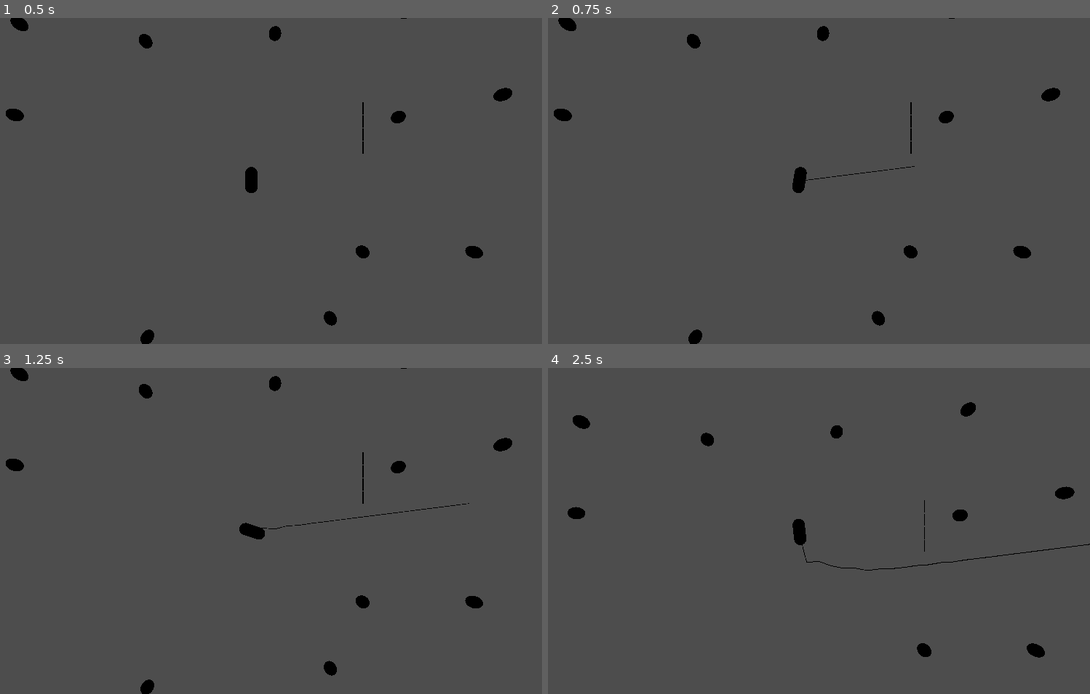
Above: before the commit, frames 1-4 (two rows, left to right).
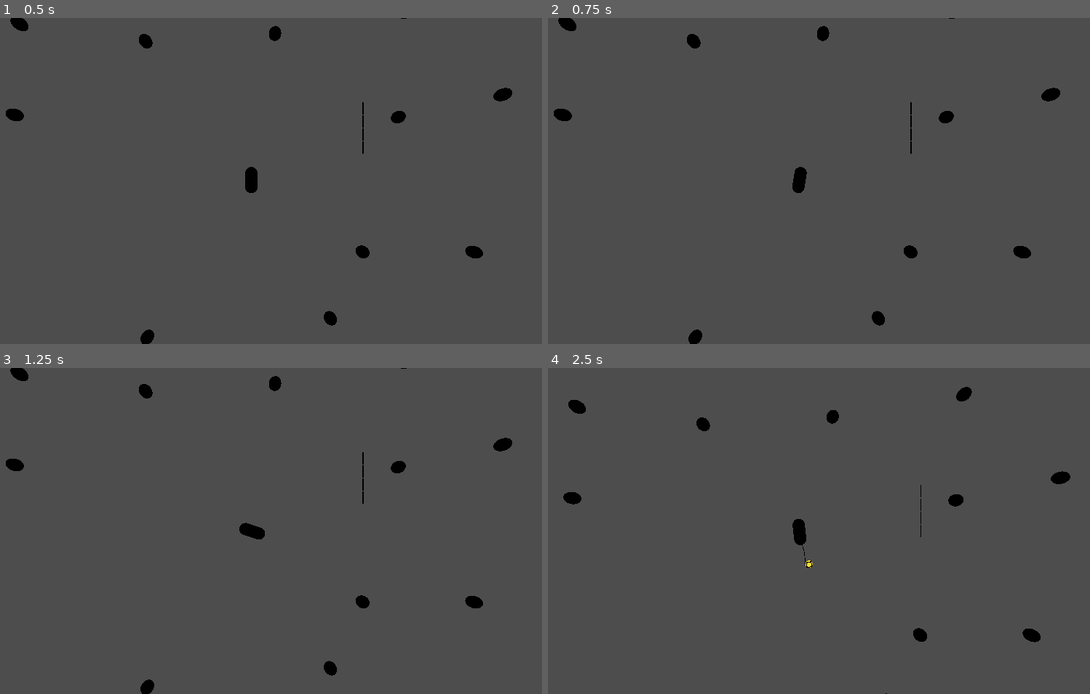
Above: after the commit, the same moments.

Repository: ALP-Games/Asteroid-collection-game
Game: Godot game, scene res://levels/world.tscn
Same seed, same stepped clock (60 frames per second), same inputs: the game is played once before the commit and once after it.
Inputs (mouse positions are in pixels of both pictures, inside the frame that each line leads up to):
- Up to frame 1 (0.5 s): no input
- Up to frame 2 (0.75 s): tap Enter at 0.5 s; move the mouse to (927, 164) at 0.52 s; hold D (rot_right) from 0.53 s (still down); click (927, 164) at 0.6 s
- Up to frame 3 (1.25 s): keep holding D (rot_right)
- Up to frame 4 (2.5 s): move the mouse to (683, 547) at 1.27 s; release D (rot_right) at 1.28 s; hold S (reverse) 1.28-2.03 s; click (683, 547) at 1.35 s; move the mouse to (856, 459) at 2.02 s; hold D (rot_right) from 2.03 s (still down); hold Space (stop) from 2.03 s (still down); click (856, 459) at 2.3 s

Frame 1 is identical in both runs. In frame 2, less than 0.1% of the frame differs, in the area x 47-68%, y 45-50%; in frame 3, less than 0.1%; in frame 4, 1.9%, in the area x 2-100%, y 5-100%.

Commit message:
anchor rope

Diff:
--- /dev/null
+++ b/actors/anchor.tscn
@@ -0,0 +1,50 @@
+[gd_scene load_steps=7 format=3 uid="uid://c1000u0p7ilse"]
+
+[ext_resource type="Script" uid="uid://piyisi5o6pl3" path="res://actors/rope_segment.gd" id="1_tin6g"]
+
+[sub_resource type="StandardMaterial3D" id="StandardMaterial3D_br5ok"]
+albedo_color = Color(0.39, 0.37362, 0.3354, 1)
+metallic = 1.0
+
+[sub_resource type="BoxMesh" id="BoxMesh_br5ok"]
+material = SubResource("StandardMaterial3D_br5ok")
+
+[sub_resource type="StandardMaterial3D" id="StandardMaterial3D_tin6g"]
+shading_mode = 0
+albedo_color = Color(1, 0.87, 0.22, 1)
+
+[sub_resource type="SphereMesh" id="SphereMesh_br5ok"]
+material = SubResource("StandardMaterial3D_tin6g")
+radius = 0.65
+height = 1.3
+
+[sub_resource type="BoxShape3D" id="BoxShape3D_br5ok"]
+size = Vector3(0.45, 0.45, 0.45)
+
+[node name="Anchor" type="RigidBody3D"]
+collision_layer = 4
+collision_mask = 2
+axis_lock_linear_y = true
+mass = 50.0
+script = ExtResource("1_tin6g")
+
+[node name="Graphics" type="Node3D" parent="."]
+
+[node name="MeshInstance3D" type="MeshInstance3D" parent="Graphics"]
+transform = Transform3D(0.45, 0, 0, 0, 0.45, 0, 0, 0, 0.45, 0, 0, 0)
+mesh = SubResource("BoxMesh_br5ok")
+skeleton = NodePath("../..")
+
+[node name="MeshInstance3D2" type="MeshInstance3D" parent="Graphics"]
+transform = Transform3D(0.45, 0, 0, 0, 0.45, 0, 0, 0, 0.45, 0, 0, 0)
+mesh = SubResource("SphereMesh_br5ok")
+skeleton = NodePath("../..")
+
+[node name="CollisionShape3D" type="CollisionShape3D" parent="."]
+shape = SubResource("BoxShape3D_br5ok")
+
+[node name="RopeFront" type="Node3D" parent="."]
+transform = Transform3D(1, 0, 0, 0, 1, 0, 0, 0, 1, 0, 0, -0.291043)
+
+[node name="RopeEnd" type="Node3D" parent="."]
+transform = Transform3D(1, 0, 0, 0, 1, 0, 0, 0, 1, 0, 0, 0.28)
--- a/actors/player_ship.gd
+++ b/actors/player_ship.gd
@@ -1,4 +1,6 @@
 extends RigidBody3D
+
+@export var max_velocity: float = 10
 
 @export var thrust_acceleration: float = 20
 @export var reverse_acceleration: float = 10
@@ -9,7 +11,7 @@
 @export var stop_angular_amount: float = 10
 
 #@onready var rope_prototype: Node3D = $RopePrototype
-@onready var rope_emitter: RopeEmitter = $RopeEmitter
+@onready var rope_emitter: RopeEmitter = $AnchorRope
 
 
 #func _input(event: InputEvent) -> void:
@@ -18,7 +20,7 @@
 
 
 
-func _physics_process(delta) -> void:
+func _physics_process(delta: float) -> void:
 	var thrust_input := Input.is_action_pressed("thrust")
 	var reverse_input := Input.is_action_pressed("reverse")
 	var stop_input := Input.is_action_pressed("stop")
@@ -34,9 +36,12 @@
 	#rope_prototype.look_at(mouse_world_position)
 
 	if thrust_input:
+		var acceleration_deficit := (max_velocity - linear_velocity.length()) / delta
+
 		var desired_direction := Vector3.FORWARD.rotated(Vector3.UP, rotation.y)
 		var negative_acceleration := -(linear_velocity.normalized() - desired_direction) * thrust_acceleration as Vector3
-		var force_to_apply := (desired_direction * thrust_acceleration * mass) + (negative_acceleration * mass)
+		var force_to_apply := (desired_direction * clampf(acceleration_deficit, 0, thrust_acceleration) \
+			* mass) + (negative_acceleration * mass)
 		apply_central_force(force_to_apply)
 
 	if reverse_input:
--- a/actors/player_ship.tscn
+++ b/actors/player_ship.tscn
@@ -13,11 +13,6 @@
 [sub_resource type="SphereMesh" id="SphereMesh_ljv35"]
 material = SubResource("StandardMaterial3D_lae80")
 
-[sub_resource type="CylinderMesh" id="CylinderMesh_ljv35"]
-top_radius = 0.1
-bottom_radius = 0.1
-height = 60.0
-
 [node name="PlayerShip" type="RigidBody3D"]
 collision_mask = 3
 axis_lock_linear_y = true
@@ -25,6 +20,9 @@
 axis_lock_angular_z = true
 mass = 1000.0
 script = ExtResource("1_ljv35")
+max_velocity = 15.0
+thrust_acceleration = 15.0
+reverse_acceleration = 7.5
 
 [node name="MeshInstance3D" type="MeshInstance3D" parent="."]
 transform = Transform3D(1, 0, 0, 0, -4.37114e-08, 1, 0, -1, -4.37114e-08, 0, 0, 0)
@@ -38,12 +36,7 @@
 transform = Transform3D(1, 0, 0, 0, 1, 0, 0, 0, 1, 0, 0, -0.651)
 mesh = SubResource("SphereMesh_ljv35")
 
-[node name="RopeEmitter" parent="." instance=ExtResource("2_vnsem")]
-
-[node name="RopePrototype" type="Node3D" parent="RopeEmitter"]
-visible = false
-
-[node name="RopePrototype" type="MeshInstance3D" parent="RopeEmitter/RopePrototype"]
-transform = Transform3D(1, 0, 0, 0, -4.37114e-08, 1, 0, -1, -4.37114e-08, 0, 0, -30)
-mesh = SubResource("CylinderMesh_ljv35")
-skeleton = NodePath("../../..")
+[node name="AnchorRope" parent="." instance=ExtResource("2_vnsem")]
+shoot_force = 0.0
+segment_spacing = 0.9
+max_segment_count = 25
--- a/actors/rope_emitter.gd
+++ b/actors/rope_emitter.gd
@@ -1,6 +1,8 @@
 class_name RopeEmitter extends Node3D
 
-const ROPE_SEGMENT = preload("res://actors/rope_segment.tscn")
+#const ROPE_SEGMENT = preload("res://actors/rope_segment.tscn")
+@export var first_segment: PackedScene = load("res://actors/anchor.tscn")
+@export var rope_segment_scene: PackedScene = load("res://actors/rope_segment.tscn")
 
 @export var shoot_force := 20000.0
 @export var segment_spacing := 0.75
@@ -8,7 +10,7 @@
 
 var current_rope_segment := 0
 
-var first_segment: RopeSegment = null
+#var first_segment: RopeSegment = null
 var last_segment: RopeSegment = null
 var rope_shot := false
 #var last_segment_entered_detection := false
@@ -22,19 +24,23 @@
 	var rope_segment := instantiate_new_rope_segment(global_transform)
 	var direction := Vector3.FORWARD.rotated(Vector3.UP, rope_segment.rotation.y)
 	rope_segment.apply_central_force(direction * shoot_force)
-	first_segment = rope_segment
+	#first_segment = rope_segment
 	last_segment = rope_segment
 
 
 func instantiate_new_rope_segment(new_transform: Transform3D) -> RopeSegment:
-	var rope_segment := ROPE_SEGMENT.instantiate() as RopeSegment
-	rope_segment.global_transform = new_transform
-	rope_segment.add_to_group("instantiated")
-	get_tree().get_root().add_child(rope_segment)
+	var new_segment: RopeSegment
+	if current_rope_segment == 0:
+		new_segment = first_segment.instantiate()
+	else:
+		new_segment = rope_segment_scene.instantiate()
+	new_segment.global_transform = new_transform
+	new_segment.add_to_group("instantiated")
+	get_tree().get_root().add_child(new_segment)
 	current_rope_segment += 1
 	if current_rope_segment >= max_segment_count:
-		rope_segment.attach(get_parent())
-	return rope_segment
+		new_segment.attach(get_parent(), global_position)
+	return new_segment
 
 
 func _physics_process(delta: float) -> void:
@@ -63,5 +69,5 @@
 
 	var offset := new_segment.rope_front.global_position - new_segment.global_position
 	new_segment.global_position -= offset
-	last_segment.attach(new_segment)
+	last_segment.attach(new_segment, new_segment.rope_front.global_position)
 	last_segment = new_segment
--- a/actors/rope_segment.gd
+++ b/actors/rope_segment.gd
@@ -12,13 +12,14 @@
 	#apply_central_force(direction * 100)
 
 
-func attach(other: RigidBody3D) -> void:
+func attach(other: RigidBody3D, other_pin_point: Vector3) -> void:
 	var pin_joint := PinJoint3D.new()
 	add_child(pin_joint)
-	if other is RopeSegment:
-		pin_joint.global_position = (other.rope_front.global_position + rope_end.global_position) * 0.5
-	else:
-		#pin_joint.global_position = other.global_position
-		pin_joint.global_position = (other.global_position + rope_end.global_position) * 0.5
+	#if other is RopeSegment:
+		#pin_joint.global_position = (other.rope_front.global_position + rope_end.global_position) * 0.5
+	#else:
+		##pin_joint.global_position = other.global_position
+		#pin_joint.global_position = (other.global_position + rope_end.global_position) * 0.5
+	pin_joint.global_position = (other_pin_point + rope_end.global_position) * 0.5
 	pin_joint.node_a = get_path()
 	pin_joint.node_b = other.get_path()
--- a/actors/rope_segment.tscn
+++ b/actors/rope_segment.tscn
@@ -5,8 +5,9 @@
 [sub_resource type="BoxMesh" id="BoxMesh_m1a7w"]
 size = Vector3(0.05, 0.05, 1)
 
-[sub_resource type="BoxShape3D" id="BoxShape3D_sx3as"]
-size = Vector3(0.05, 0.05, 1)
+[sub_resource type="CapsuleShape3D" id="CapsuleShape3D_sx3as"]
+radius = 0.0695017
+height = 1.07813
 
 [node name="RopeSegment" type="RigidBody3D"]
 collision_layer = 4
@@ -22,7 +23,8 @@
 mesh = SubResource("BoxMesh_m1a7w")
 
 [node name="CollisionShape3D" type="CollisionShape3D" parent="."]
-shape = SubResource("BoxShape3D_sx3as")
+transform = Transform3D(1, 0, 0, 0, -4.37114e-08, 1, 0, -1, -4.37114e-08, 0, 0, 0)
+shape = SubResource("CapsuleShape3D_sx3as")
 
 [node name="RopeFront" type="Node3D" parent="."]
 transform = Transform3D(1, 0, 0, 0, 1, 0, 0, 0, 1, 0, 0, -0.5)
--- a/project.godot
+++ b/project.godot
@@ -73,6 +73,11 @@
 "events": [Object(InputEventMouseButton,"resource_local_to_scene":false,"resource_name":"","device":-1,"window_id":0,"a …(253 unchanged characters)…
 ]
 }
+reload={
+"deadzone": 0.2,
+"events": [Object(InputEventKey,"resource_local_to_scene":false,"resource_name":"","device":-1,"window_id":0,"alt_pressed":false,"shift_pressed":false,"ctrl_pressed":false,"meta_pressed":false,"pressed":false,"keycode":0,"physical_keycode":82,"key_label":0,"unicode":114,"location":0,"echo":false,"script":null)
+]
+}
 
 [layer_names]
 
--- a/scripts/seeking_camera.gd
+++ b/scripts/seeking_camera.gd
@@ -21,6 +21,10 @@
 		else:
 			DisplayServer.window_set_mode(DisplayServer.WINDOW_MODE_FULLSCREEN)
 
+	if Input.is_action_just_pressed("reload"):
+		get_tree().call_group("instantiated", "queue_free")
+		get_tree().reload_current_scene()
+
 
 func get_mouse_world_position() -> Vector3:
 	var mouse_position := get_viewport().get_mouse_position()
Not shown: 1 places in actors/player_ship.tscn that only renumber resources
